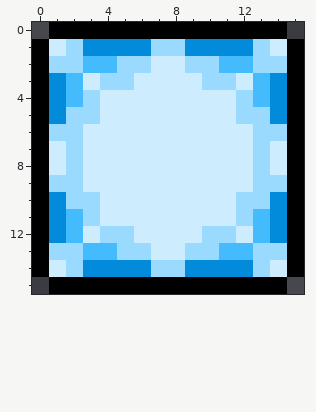
File history of a pixel-art sprite, Resources/Textures/Buffs/EnduranceCloud2.png. The picture above is the old version.
The file is 32x32 pixels, drawn in blocks of 2x2; one block is one cell here.
And afterwards:
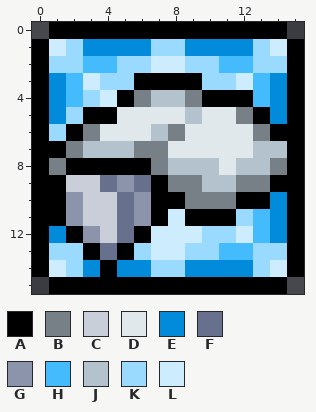
Palette (. is transparent): A #000000  B #778087  C #caced8  D #e1e8eb  E #028bda  F #67718e  G #8c94ab  H #44bbfd  J #b3c2cd  K #9adafe  L #cdedfe
What changed:
{"y":3,"x":6,"old":"LLLL","new":"AAAA"}
{"y":4,"x":5,"old":"LLLLLLLK","new":"ABJJBAAA"}
{"y":5,"x":3,"old":"KLLLLLLLLKK","new":"AADDDDJDDBA"}
{"y":6,"x":2,"old":"KLLLLLLLLLLKK","new":"ABDDDJBDDDDBA"}
{"y":7,"x":1,"old":"LKLLLLLLLLLLKL","new":"ABJJJBBDDDDDJJ"}
{"y":8,"x":1,"old":"LKLLLLLLLLLLKL","new":"BAAAAABJJJDJJB"}
{"y":9,"x":1,"old":"KKLLLLLLLLLLKK","new":"ACCFGFABBJJBBA"}
{"y":10,"x":1,"old":"EKKLLLLLLLLKK","new":"AGCCFGAABBBAA"}
{"y":11,"x":1,"old":"EHKLLLL","new":"AGCCFGA"}
{"y":11,"x":9,"old":"LLL","new":"AAA"}
{"y":12,"x":2,"old":"HLKKL","new":"AGCFA"}
{"y":13,"x":3,"old":"HHK","new":"AFA"}
{"y":14,"x":4,"old":"E","new":"A"}
